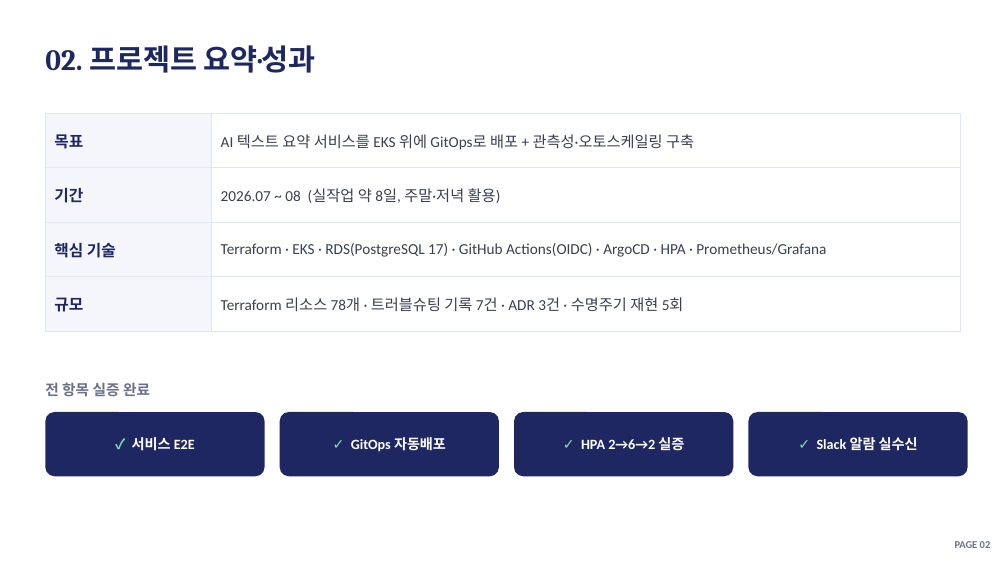
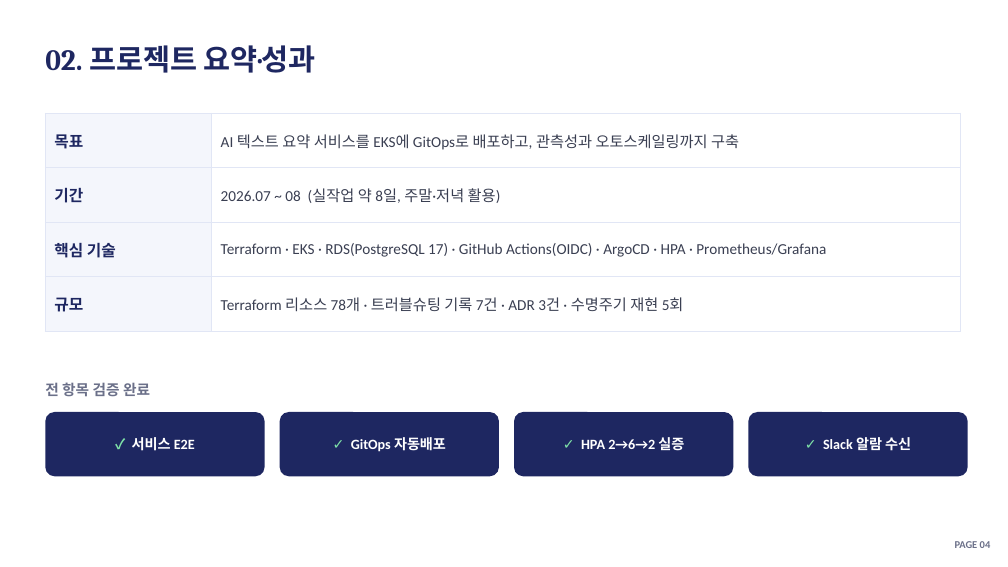
Before and after one commit to soc05272/eks-gitops-portfolio, a slide deck: slide 4 of docs/presentation.pptx. Drawn at 1008x567 pixels with LibreOffice and Linux fonts; fonts in the diff are those of the drawing. Boxes give left, top, right and bottom in pixels: in the first picture for what was removed or moved away, otherwise in the second. Text is boxed around its words. In the diff, an @@ line names an element or a change of style, - is before the commit and + after.

```diff
--- a/docs/presentation.pptx
+++ b/docs/presentation.pptx
@@ table at [45, 113, 960, 316] @@
-row 1, column 2: AI 텍스트 요약 서비스를 EKS 위에 GitOps로 배포 + 관측성·오토스케일링 구축
+row 1, column 2: AI 텍스트 요약 서비스를 EKS에 GitOps로 배포하고, 관측성과 오토스케일링까지 구축
@@ text at [45, 382, 150, 396]: text changed @@
-전 항목 실증 완료
+전 항목 검증 완료
@@ text at [823, 437, 911, 451]: text changed @@
-✓ Slack 알람 실수신
+✓ Slack 알람 수신
@@ text at [955, 541, 991, 548]: text changed @@
-PAGE 02
+PAGE 04
```
Also in this commit, not shown: 18 other slides changed, 1 slide removed, 3 other files.
